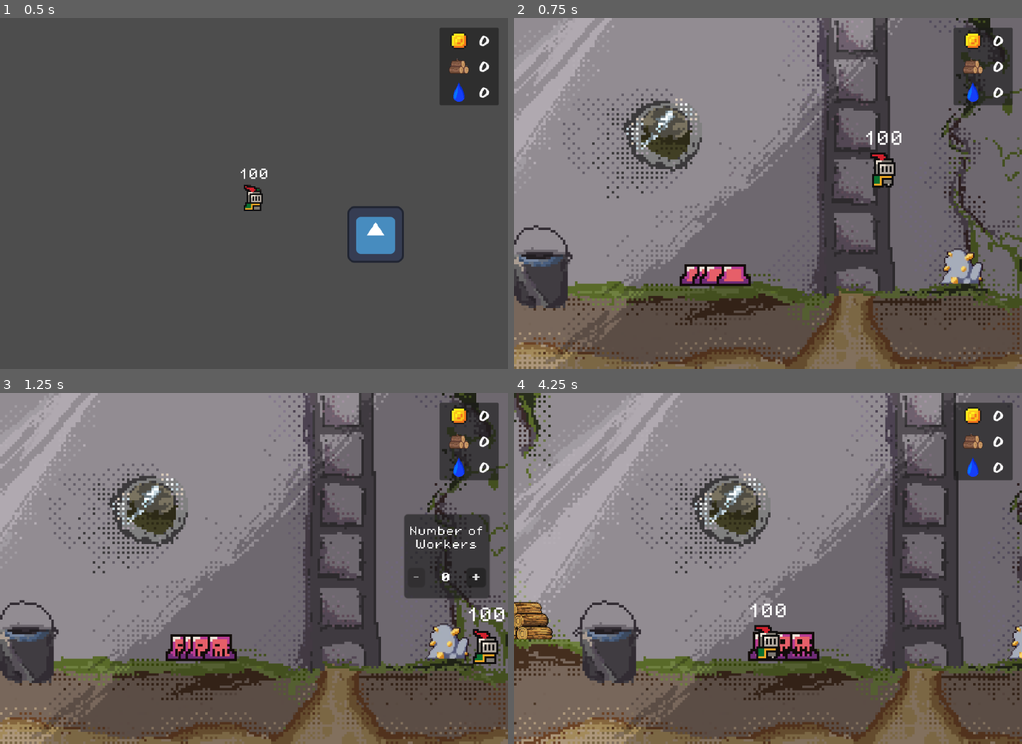
Above: before the commit, frames 1-4 (two rows, left to right).
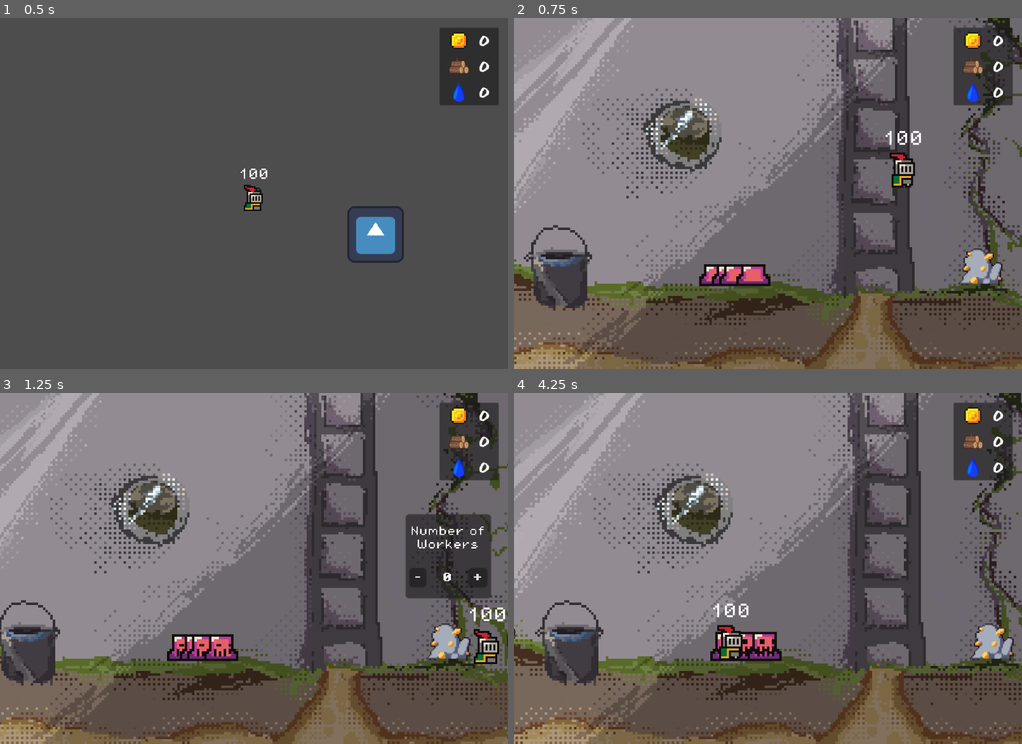
Above: after the commit, the same moments.

Repository: Manas-Goyal-1/The-Last-Five
Game: Godot game, scene res://scenes/game.tscn
Same seed, same stepped clock (60 frames per second), same inputs: the game is played once before the commit and once after it. The engine's default icon, where the game draws it, is replaced by a stand-in: a white triangle on a blue panel in a dark square.
Inputs (mouse positions are in pixels of both pictures, inside the frame that each line leads up to):
- Up to frame 1 (0.5 s): no input
- Up to frame 2 (0.75 s): move the mouse to (879, 175) at 0.52 s; hold D (right) from 0.53 s (still down); right-click (879, 175) at 0.6 s
- Up to frame 3 (1.25 s): keep holding D (right)
- Up to frame 4 (4.25 s): move the mouse to (666, 586) at 1.27 s; release D (right) at 1.28 s; hold S (down) 1.28-2.03 s; right-click (666, 586) at 1.35 s; move the mouse to (818, 491) at 2.02 s; hold D (right) 2.03-2.78 s; right-click (818, 491) at 2.1 s; move the mouse to (742, 638) at 2.77 s; hold W (up) 2.78-3.53 s; right-click (742, 638) at 2.85 s; move the mouse to (920, 621) at 3.52 s; hold A (left) from 3.53 s (still down); right-click (920, 621) at 3.6 s

Frame 1 is identical in both runs. In frame 2, 31% of the frame differs, in the area x 0-100%, y 0-100%; in frame 3, 9.9%; in frame 4, 43%.

Commit message:
Inventory UI works as intended

Diff:
--- a/scenes/bunker.tscn
+++ b/scenes/bunker.tscn
@@ -26,6 +26,7 @@
 limit_left = -125
 limit_right = 125
 limit_smoothed = true
+position_smoothing_enabled = true
 
 [node name="Workers" type="Node2D" parent="."]
 
--- a/scenes/game.tscn
+++ b/scenes/game.tscn
@@ -19,12 +19,12 @@
 unique_name_in_owner = true
 script = ExtResource("1_yqjtg")
 
-[node name="Player" parent="." instance=ExtResource("4_lbhrr")]
-unique_name_in_owner = true
-
 [node name="Outside" parent="." instance=ExtResource("1_uwrxv")]
 
 [node name="Bunker" parent="." instance=ExtResource("3_lnu2h")]
+
+[node name="Player" parent="." instance=ExtResource("4_lbhrr")]
+unique_name_in_owner = true
 
 [node name="CanvasLayer" type="CanvasLayer" parent="."]
 layer = 5
--- a/scenes/outside.tscn
+++ b/scenes/outside.tscn
@@ -28,6 +28,8 @@
 
 [node name="Camera" type="Camera2D" parent="."]
 zoom = Vector2(3, 3)
+position_smoothing_enabled = true
+position_smoothing_speed = 2.0
 
 [node name="Source" type="AnimatedSprite2D" parent="."]
 sprite_frames = SubResource("SpriteFrames_lpxjy")
--- a/scripts/game_manager.gd
+++ b/scripts/game_manager.gd
@@ -3,6 +3,11 @@
 @onready var outside: Node2D = $"../Outside"
 @onready var bunker: Node2D = $"../Bunker"
 @onready var player: CharacterBody2D = $"../Player"
+
+@onready var money_label: Label = $"../CanvasLayer/PanelContainer/MarginContainer/GridContainer/MoneyLabel"
+@onready var wood_label: Label = $"../CanvasLayer/PanelContainer/MarginContainer/GridContainer/WoodLabel"
+@onready var water_label: Label = $"../CanvasLayer/PanelContainer/MarginContainer/GridContainer/WaterLabel"
+
 
 # Resources for inventory
 var wood = 0
@@ -28,8 +33,39 @@
 		else:
 			show_outside()
 
-		#camera.position.x = player.position.x
+func add_wood(amount):
+	#wood += amount
+	#_update_label(wood_label, wood+amount)
+	#var tween = get_tree().create_tween()
+	##tween.tween_property(self, "wood", str(amount), (amount - wood)/10)
+	#tween.tween_method(func(num): wood_label.text = str(num), wood, wood+amount, amount/10)
+	#wood += amount
 
+	_update_label(wood_label, wood, amount)
+	wood += amount
+
+func add_money(amount):
+	#money += amount
+	_update_label(money_label, money, amount)
+	money += amount
+
+func add_water(amount):
+	#water += amount
+	_update_label(water_label, water, amount)
+	water += amount
+
+
+func _update_label(label: Label, original, amount):
+	#print(label.name + ": "+ str(amount))
+
+	get_tree().create_tween().tween_method(func(num): label.text = str(num), original, original+amount, amount/15.0).set_trans(Tween.TRANS_CIRC).set_ease(Tween.EASE_OUT)
+	#tween.tween_property(self, "wood", str(amount), (amount - wood)/10)
+
+
+	#var tween = get_tree().create_tween()
+	#tween.tween_property(label, "text", str(amount), amount - float(label.text)/10)
+
+	#label.text = str(count)
 
 func show_bunker():
 	bunker.set_visibility(true)
--- a/scripts/outside.gd
+++ b/scripts/outside.gd
@@ -3,20 +3,24 @@
 @onready var zombie_spawner_timer: Timer = $ZombieSpawnerTimer
 @onready var source: AnimatedSprite2D = $Source
 @onready var camera: Camera2D = $Camera
+@onready var player = %Player
 
 const ZombieScene = preload("res://scenes/zombie.tscn")
+
+func _process(delta: float) -> void:
+	camera.position = player.position
 
 func _on_zombie_spawner_timer_timeout() -> void:
 	var zombie = ZombieScene.instantiate()
 
-	var radius = 150
+	var radius = 200
 	# Randomly spawning zombies outside a radius of radius
 	var x = randf_range(-radius, radius)
 	var y = sqrt(radius**2 - x**2) * (randi_range(0, 1)*2-1)	# Makes sure that the y can be positive or negative
 
 	# Adds a bit more randomness so they don't spawn right on that circle's boundary
-	x += randf_range(-10, 50) * (int(x>0)*2-1)
-	y += randf_range(-10, 50) * (int(y>0)*2-1)
+	x += randf_range(-50, 150) * (int(x>0)*2-1)
+	y += randf_range(-50, 150) * (int(y>0)*2-1)
 
 	#print(str(x) + ", " + str(y))
 	zombie.position = Vector2(x, y)
--- a/scripts/workstation.gd
+++ b/scripts/workstation.gd
@@ -4,6 +4,7 @@
 enum ResourceTypes {WOOD, MONEY, WATER}
 @export var resource_type: ResourceTypes
 @onready var game_manager = get_tree().get_current_scene().get_node("%GameManager")
+
 @onready var timer: Timer = $Timer
 
 @onready var popup: Control = $Popup
@@ -26,15 +27,14 @@
 
 	# Control UI Thing
 	popup.visible = true
-	_update()
 
 	# Collect resource
 	if resource_type == ResourceTypes.WOOD:
-		game_manager.wood += resource_count
+		game_manager.add_wood(resource_count)
 	elif resource_type == ResourceTypes.MONEY:
-		game_manager.money += resource_count
+		game_manager.add_money(resource_count)
 	else:
-		game_manager.water += resource_count
+		game_manager.add_water(resource_count)
 	#print("Added " + str(resource_count) + " resource")
 	resource_count = 0
 
@@ -70,8 +70,9 @@
 	else:
 		subtract_button.disabled = false
 
-	## Updating Worker resource stuff
+	### Updating Worker resource stuff
 	_reset_timer()
+
 
 func _on_timer_timeout() -> void:
 	resource_count += 1
